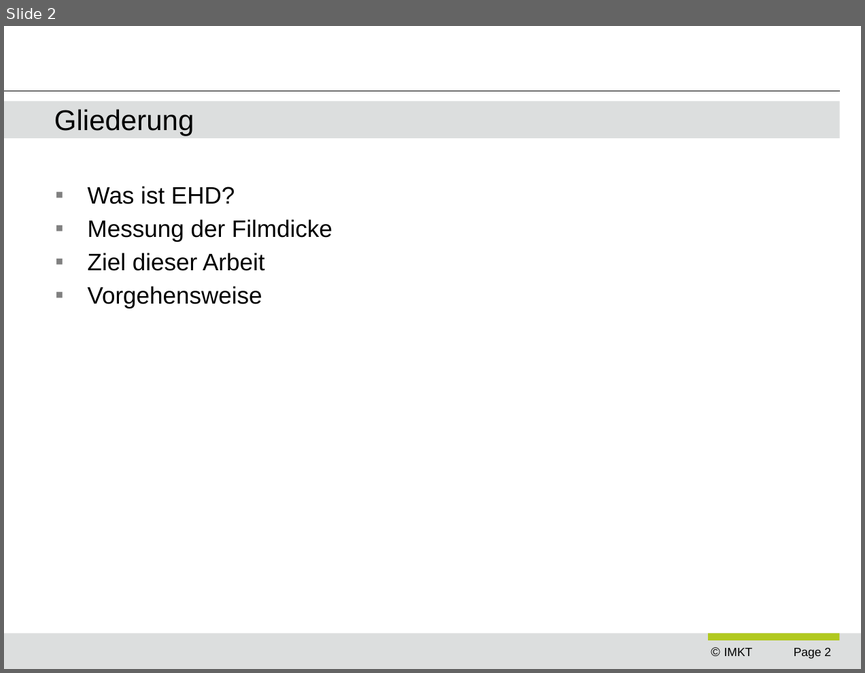
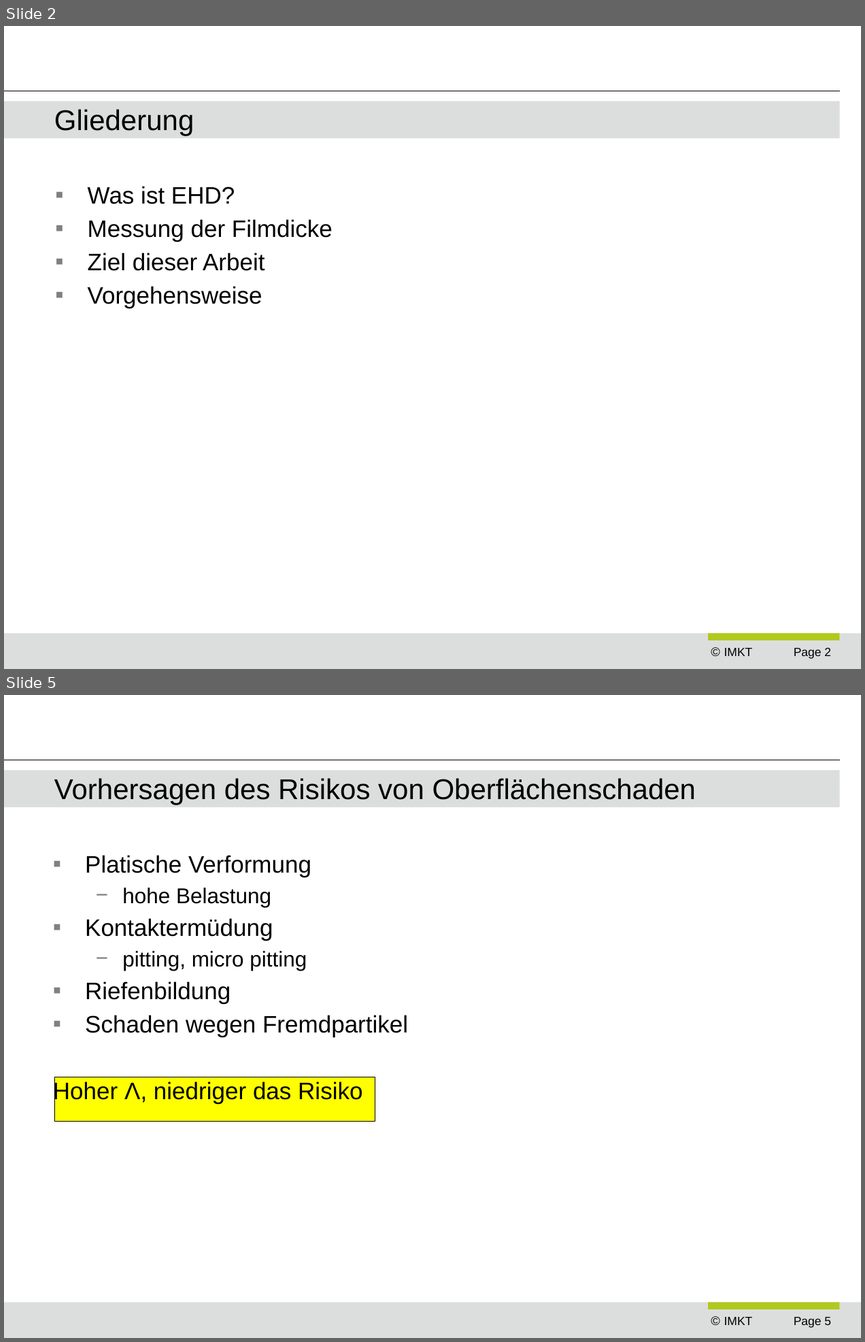
Before and after one commit to ngocminhdao88/dao_masterarbeit, a slide deck: presentations/ziel_der_arbeit_vw.pptx. Shown one above the other, each under a label of ours: slide 2 before the commit, slides 2 and 5 after it; the slides between them are not shown. The pictures are 865x673 and 865x1342 pixels, drawn with LibreOffice and Linux fonts; fonts in the diff are those of the drawing; background and template pictures are left out. Boxes give left, top, right and bottom in pixels: in the first picture for what was removed or moved away, otherwise in the second. Text is boxed around its words. In the diff, an @@ line names an element or a change of style, - is before the commit and + after.

```diff
--- a/presentations/ziel_der_arbeit_vw.pptx
+++ b/presentations/ziel_der_arbeit_vw.pptx
@@ slide 5 added at (4, 695, 861, 1338), background #FFFFFF; not listed: 7 template elements that a slide beside it also shows @@
@@ title added at (54, 778, 696, 805), 24 pt, text #000000 @@
+Vorhersagen des Risikos von Oberflächenschaden
@@ text added at (53, 855, 408, 1104), 20 pt, text #000000 @@
+▪ Platische Verformung
+  − hohe Belastung
+▪ Kontaktermüdung
+  − pitting, micro pitting
+▪ Riefenbildung
+▪ Schaden wegen Fremdpartikel
+Hoher Λ, niedriger das Risiko
@@ rectangle added at (54, 1077, 375, 1121), fill #FFFF00, outline #000000 0.75 pt @@
```
Also in this commit, not shown: 5 slides changed, 1 other slide added, 10 other files.
